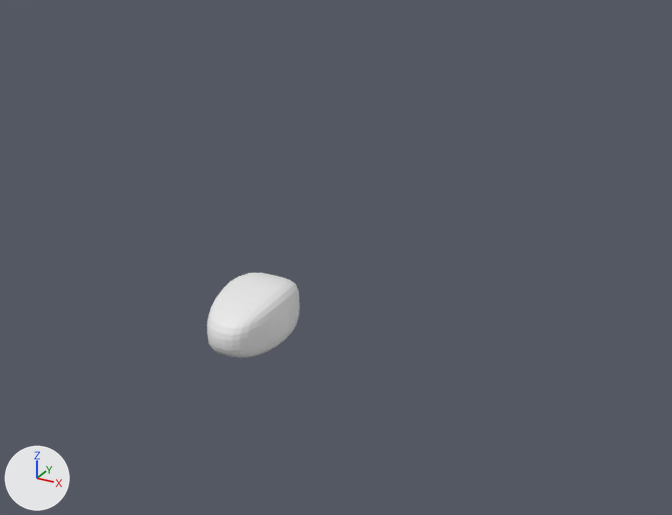
An edit to the Blender file introduction/blend/005_022.blend, drawn before and after from the same camera.
Both versions are drawn from a 50 mm camera at (14.51, -20.44, 13.02) aimed at (3.31, -0.08, 2.84). Every picture has the same lights, and +X, +Y and +Z are marked at lower left.

The first picture shows '立方体'.
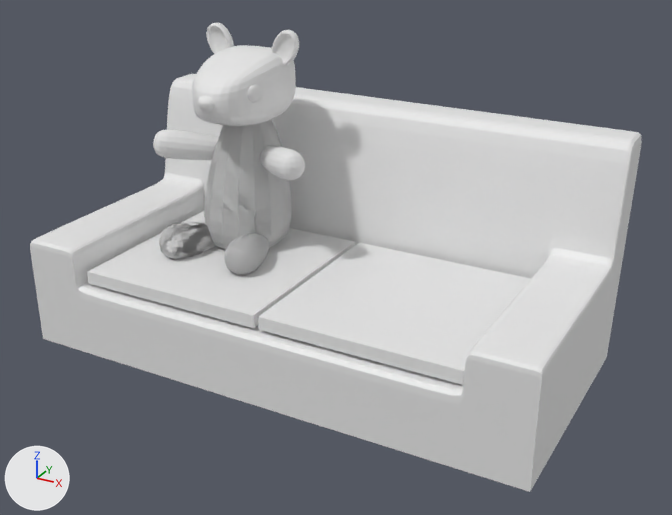
Patch to the scene script:
```diff
--- a/introduction/blend/005_022.blend.py
+++ b/introduction/blend/005_022.blend.py
@@ ob_立方体 @@
 ob_立方体 = bpy.data.objects.new('立方体', me_立方体)
-ob_立方体.location = (0.0, 0.0, 0.0)
+ob_立方体.location = (0.0, 0.0, 7.07)
 _m = ob_立方体.modifiers.new('Subsurf', 'SUBSURF')
@@ ob_立方体_004 @@
+ob_立方体_004 = bpy.data.objects.new('立方体.004', me_立方体_004)  # 12 vertices, 10 faces; spans x -2.37..2.37, y -1.05..1.0, z -2.37..2.37; modifiers SUBSURF, MIRROR
+ob_立方体_004.location = (0.94, -0.68, 2.78)
+ob_立方体_004.rotation_euler = (-0.133, 0.0298, 0.218)  # degrees (-7.6, 1.7, 12)
+ob_立方体_004.scale = (0.264, 1.19, 0.278)
@@ ob_立方体_005 @@
+ob_立方体_005 = bpy.data.objects.new('立方体.005', me_立方体_005)  # 16 vertices, 14 faces; spans x -1.4..1.4, y -1.94..1.22, z -0.96..0.97; modifiers SUBSURF
+ob_立方体_005.location = (0.0, 0.99, 4.59)
+ob_立方体_005.scale = (1.0, 1.0, 2.39)
@@ ob_球_001 @@
+ob_球_001 = bpy.data.objects.new('球.001', me_球_001)  # a UV sphere (32 segments, 16 rings, poles along z) spanning x -1.0..1.0, y -1.0..1.0, z -1.0..1.0; modifiers MIRROR
+ob_球_001.location = (0.96, -0.23, 7.11)
+ob_球_001.rotation_euler = (0.0, 0.0, -0.354)  # degrees (0, 0, -20)
+ob_球_001.scale = (0.0884, 0.236, 0.236)
@@ ob_立方体_001 @@
+ob_立方体_001 = bpy.data.objects.new('立方体.001', me_立方体_001)  # 16 vertices, 14 faces; spans x -1.004..0.249, y 0.993..1.407, z -0.795..0.612; modifiers SUBSURF, MIRROR
+ob_立方体_001.location = (1.45, 0.02, 8.17)
@@ ob_球 @@
+ob_球 = bpy.data.objects.new('球', me_球)  # 482 vertices, 512 faces; spans x -1.0..1.0, y -1.0..1.0, z -1.0..0.61
+ob_球.location = (0.0, -1.0, 6.95)
+ob_球.scale = (0.283, 0.283, 0.283)
@@ ob_立方体_003 @@
+ob_立方体_003 = bpy.data.objects.new('立方体.003', me_立方体_003)  # 12 vertices, 10 faces; spans x -2.37..2.37, y -1.05..1.0, z -2.37..2.37; modifiers MIRROR, SUBSURF
+ob_立方体_003.location = (0.94, -0.68, 2.78)
+ob_立方体_003.rotation_euler = (-0.133, 0.0298, 0.218)  # degrees (-7.6, 1.7, 12)
+ob_立方体_003.scale = (0.264, 1.19, 0.278)
@@ ob_立方体_002 @@
+ob_立方体_002 = bpy.data.objects.new('立方体.002', me_立方体_002)  # 16 vertices, 14 faces; spans x -1.4..1.4, y -1.94..1.22, z -0.96..0.97; modifiers SUBSURF
+ob_立方体_002.location = (0.0, 0.99, 4.59)
+ob_立方体_002.scale = (1.0, 1.0, 2.39)
@@ ob_立方体_006 @@
+ob_立方体_006 = bpy.data.objects.new('立方体.006', me_立方体_006)  # 12 vertices, 10 faces; spans x -1.44..1.54, y -1.05..1.0, z -1.46..1.5; modifiers SUBSURF, MIRROR
+ob_立方体_006.location = (1.26, 0.24, 5.2)
+ob_立方体_006.rotation_euler = (-0.133, 0.0298, 0.948)  # degrees (-7.6, 1.7, 54)
+ob_立方体_006.scale = (0.301, 1.36, 0.318)
@@ ob_立方体_008 @@
+ob_立方体_008 = bpy.data.objects.new('立方体.008', me_立方体_008)  # a box spanning x -1.0..1.0, y -1.0..1.0, z -1.0..1.0; modifiers MIRROR
+ob_立方体_008.location = (5.67, -0.73, 2.28)
+ob_立方体_008.scale = (2.7, 2.7, -0.176)
@@ ob_立方体_007 @@
+ob_立方体_007 = bpy.data.objects.new('立方体.007', me_立方体_007)  # 234 vertices, 228 faces, 3 loose edges; spans x -1.0..1.0, y -1.0..1.14, z -1.0..5.26; modifiers SUBSURF
+ob_立方体_007.location = (2.89, -0.08, 1.02)
+ob_立方体_007.scale = (7.28, 3.6, 1.0)
```

Where the change shows, as pixel boxes (x1, y1, x2, y2) in the pictures (672 x 515 px):
'立方体.007', added
    after: (30, 74, 642, 492)
'立方体.008', added
    after: (87, 211, 531, 385)
'立方体', moved
    before: (207, 273, 300, 358)
    after: (192, 45, 296, 126)
'立方体.005', added
    after: (204, 119, 291, 250)
'立方体.006', added
    after: (153, 130, 305, 180)
'立方体.003', added
    after: (159, 222, 269, 275)
'立方体.001', added
    after: (206, 22, 299, 66)
'立方体.004', added
    after: (159, 222, 216, 259)
'球', added
    after: (198, 96, 215, 112)
'球.001', added
    after: (192, 77, 262, 102)
